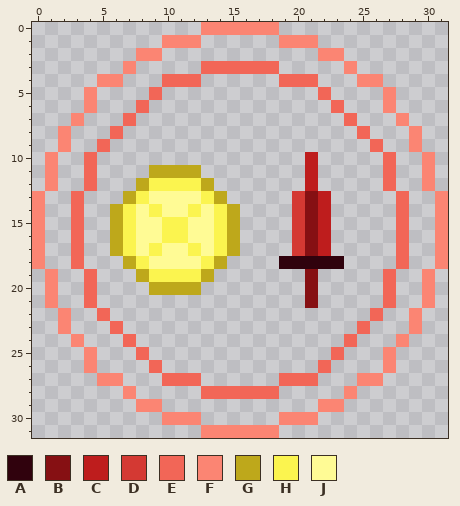
File history of a pixel-art file, Roguelike Project/Assets/Sprites/PowerUp/BombDamage.aseprite. Above is the file before it was changed.
32x32 pixels, 1 frame.
Palette (. is transparent): A #30020d  B #861013  C #be1d1d  D #d43933  E #f26657  F #fb8573  G #bea81b  H #fbf44f  J #fffb95
Pixels before, first column x 0:
 0 .............FFFFFF.............
 1 ..........FFF......FFF..........
 2 ........FF............FF........
 3 .......F.....EEEEEE.....F.......
 4 .....FF...EEE......EEE...FF.....
 5 ....F....E............E....F....
 6 ....F...E..............E...F....
 7 ...F...E................E...F...
 8 ..F...E..................E...F..
 9 ..F..E....................E..F..
10 .F..E................C.....E..F.
11 .F..E....GGGG........C.....E..F.
12 .F..E...GHHHHG.......C.....E..F.
13 F..E...GHJJJJHG.....DBC.....E..F
14 F..E..GHJHJJHJHG....DBC.....E..F
15 F..E..GHJJHHJJHG....DBC.....E..F
16 F..E..GHJJHHJJHG....DBC.....E..F
17 F..E..GHJHJJHJHG....DBC.....E..F
18 F..E...GHJJJJHG....AAAAA....E..F
19 .F..E...GHHHHG.......B.....E..F.
20 .F..E....GGGG........B.....E..F.
21 .F..E................B.....E..F.
22 ..F..E....................E..F..
23 ..F...E..................E...F..
24 ...F...E................E...F...
25 ....F...E..............E...F....
26 ....F....E............E....F....
27 .....FF...EEE......EEE...FF.....
28 .......F.....EEEEEE.....F.......
29 ........FF............FF........
30 ..........FFF......FFF..........
31 .............FFFFFF.............
The result:
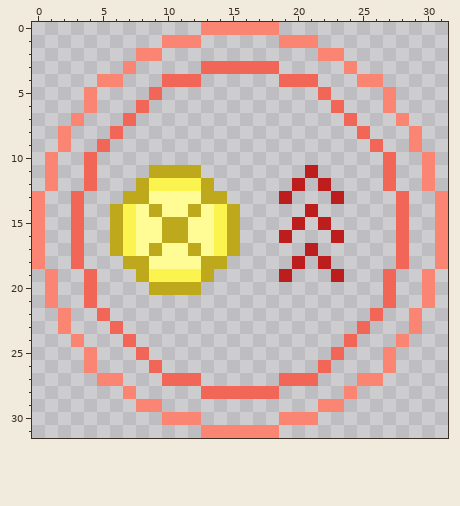
What changed:
y 10: x 21 C -> .
y 12: x 20..22 .C. -> C.C
y 13: x 8 H -> G; x 13 H -> G; x 19..23 .DBC. -> C...C
y 14: x 9 H -> G; x 12 H -> G; x 20..22 DBC -> .C.
y 15: x 10..11 HH -> GG; x 20..21 DB -> C.
y 16: x 10..11 HH -> GG; x 19..23 .DBC. -> C...C
y 17: x 9 H -> G; x 12 H -> G; x 20..22 DBC -> .C.
y 18: x 8 H -> G; x 13 H -> G; x 19..23 AAAAA -> .C.C.
y 19: x 19 . -> C; x 21 B -> .; x 23 . -> C
y 20..21: x 21 B -> .
